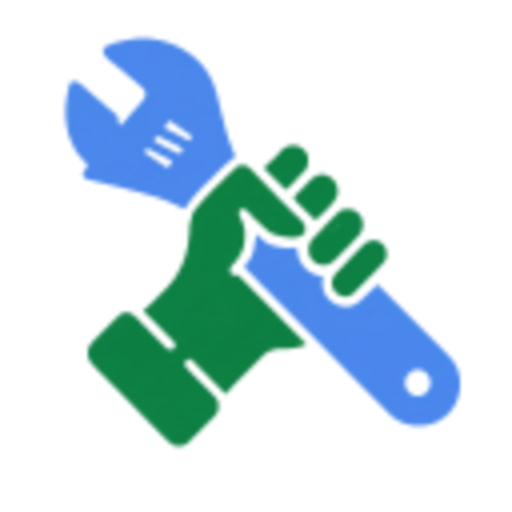
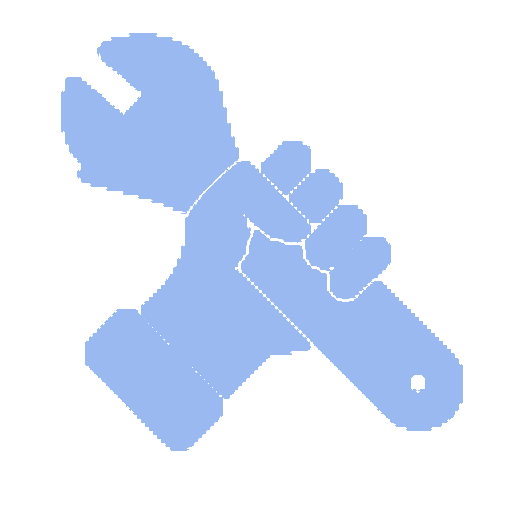
Comparing the layer stacks of the two 512x512 images. Changes:
added layer "beta-128" above "prod-128" over [61, 33, 463, 451]
renamed "kramden-128.png" to "prod-128", hid it over [61, 33, 463, 451]